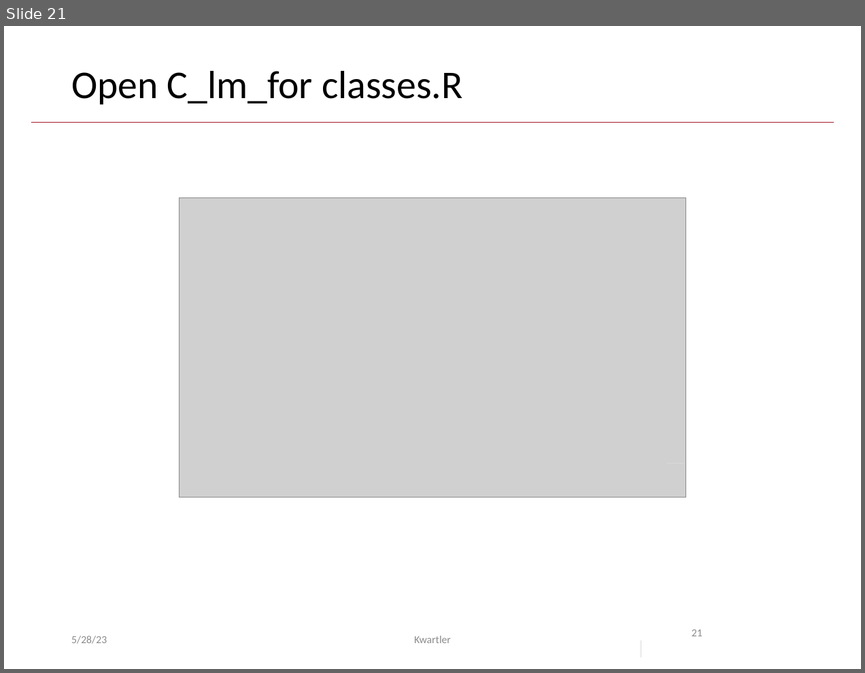
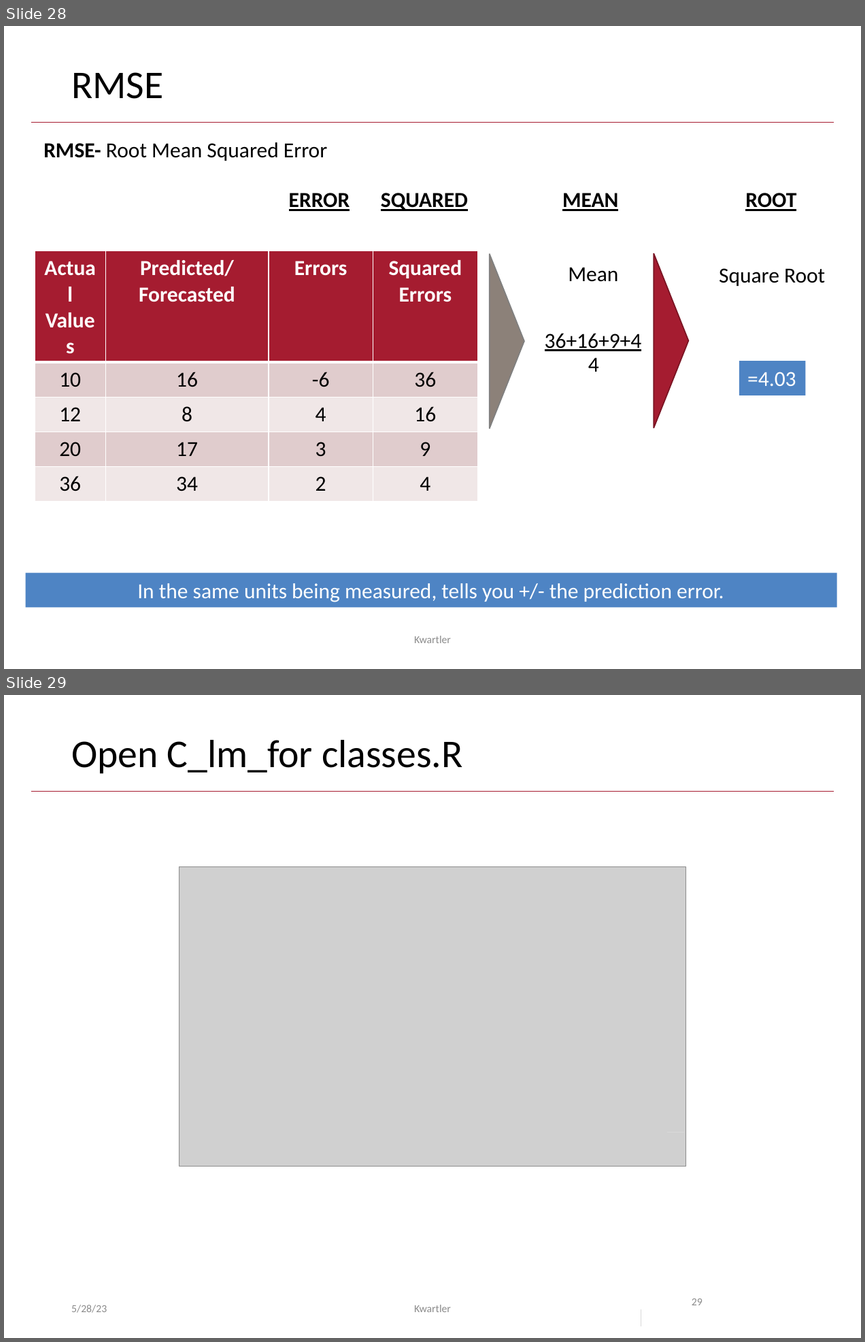
Before and after one commit to kwartler/GSERM_ICPSR, a slide deck: lessons/D_Supervised/A_regression.pptx. Shown one above the other, each under a label of ours: slide 21 before the commit, slides 28 and 29 after it. The pictures are 865x673 and 865x1342 pixels, drawn with LibreOffice and Linux fonts; fonts in the diff are those of the drawing; grey boxes stand for pictures; background and template pictures are left out. Boxes give left, top, right and bottom in pixels: in the first picture for what was removed or moved away, otherwise in the second. Text is boxed around its words. In the diff, an @@ line names an element or a change of style, - is before the commit and + after.

```diff
--- a/lessons/D_Supervised/A_regression.pptx
+++ b/lessons/D_Supervised/A_regression.pptx
@@ slide 28 added at box(4, 26, 861, 669), background #FFFFFF; not listed: 1 template element that a slide beside it also shows @@
@@ title added at box(71, 72, 163, 99), 33 pt, text #000000 @@
+RMSE
@@ text added at box(43, 142, 327, 161), 18 pt, text #000000 @@
+RMSE- Root Mean Squared Error
@@ text added at box(289, 193, 349, 211), 18 pt, text #000000, bold, underline @@
+ERROR
@@ text added at box(381, 193, 468, 211), 18 pt, text #000000, bold, underline @@
+SQUARED
@@ text added at box(562, 193, 618, 211), 18 pt, text #000000, bold, underline @@
+MEAN
@@ text added at box(745, 193, 796, 211), 18 pt, text #000000, bold, underline @@
+ROOT
@@ table added at box(35, 250, 478, 494), 5 rows, 4 columns @@
+Actual Values | Predicted/Forecasted | Errors | Squared Errors
+10 | 16 | -6 | 36
+12 | 8 | 4 | 16
+20 | 17 | 3 | 9
+36 | 34 | 2 | 4
@@ triangle added at box(490, 254, 524, 429), fill #8C8179, outline #808080 1 pt @@
@@ text added at box(568, 267, 618, 282), 18 pt, text #000000 @@
+Mean
@@ triangle added at box(653, 254, 688, 429), fill #A51C30, outline #7A1524 1 pt @@
@@ text added at box(719, 268, 825, 286), 18 pt, text #000000 @@
+Square Root
@@ text added at box(545, 333, 642, 351), 18 pt, text #000000, underline @@
+36+16+9+4
@@ text added at box(588, 357, 599, 371), 18 pt, text #000000 @@
+4
@@ rectangle added at box(739, 361, 806, 395), fill #4E84C4, 18 pt, text #FFFFFF @@
+=4.03
@@ rectangle added at box(26, 573, 837, 607), fill #4E84C4, 18 pt, text #FFFFFF @@
+In the same units being measured, tells you +/- the prediction error.
@@ text added at box(414, 635, 451, 643), 9 pt, text #8C8C8C @@
+Kwartler
@@ what was slide 21 is now slide 29 @@
@@ page number at box(691, 1298, 702, 1305): text changed @@
-21
+29
```
Also in this commit, not shown: 12 slides changed, 7 other slides added, 7 other files.
